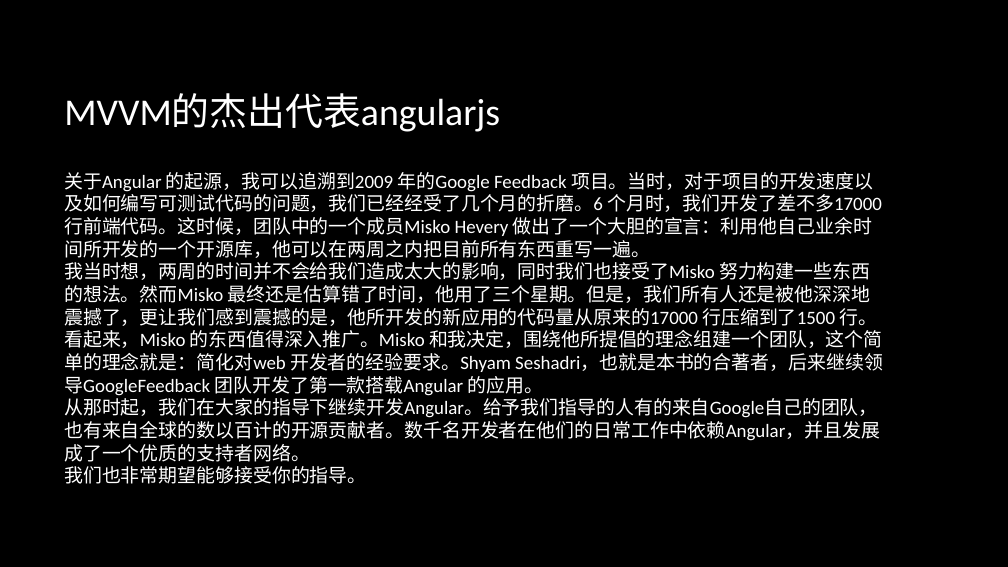
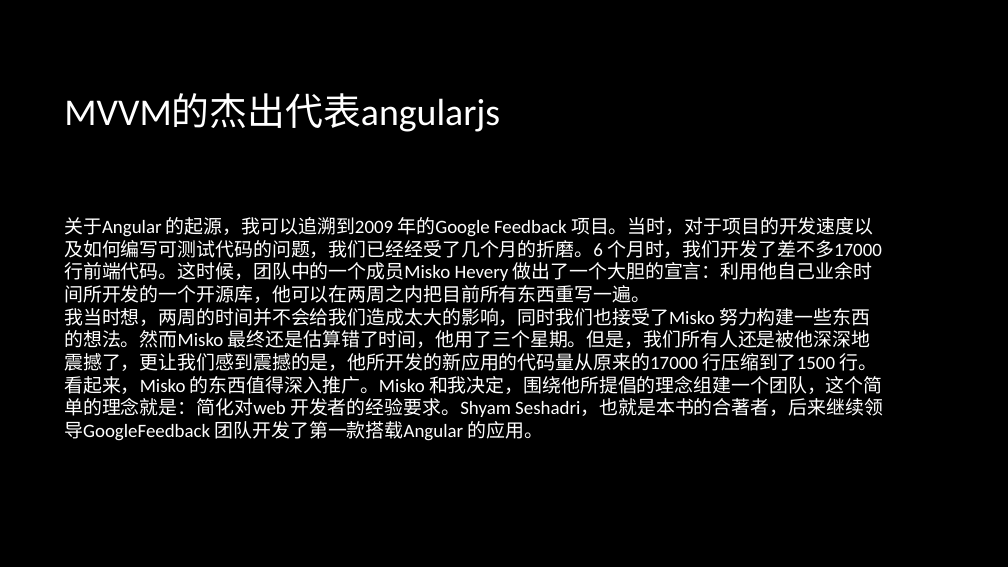
Before and after one commit to zhanglingkang/study, a slide deck: slide 19 of article/front-end/前端技术分享.pptx. Drawn at 1008x567 pixels with LibreOffice and Linux fonts; fonts in the diff are those of the drawing; background and template pictures are left out. Boxes give left, top, right and bottom in pixels: in the first picture for what was removed or moved away, otherwise in the second. Text is boxed around its words. In the diff, an @@ line names an element or a change of style, - is before the commit and + after.

Commit message:
update fe ppt

```diff
--- a/article/front-end/前端技术分享.pptx
+++ b/article/front-end/前端技术分享.pptx
@@ text at <box>64,217,883,441</box>: text changed @@
-关于Angular 的起源，我可以追溯到2009 年的Google Feedback 项目。当时，对于项目的开发速度以及如何编写可测试代码的问题，我们已经经受了几个月的折磨。6 个月时，我们开发了差不多17000 行前端代码。这时候，团队中的一个成员Misko Hevery 做出了一个大胆的宣言：利用他自己业余时间所开发的一个开源库，他可以在两周之内把目前所有东西重写一遍。
-我当时想，两周的时间并不会给我们造成太大的影响，同时我们也接受了Misko 努力构建一些东西的想法。然而Misko 最终还是估算错了时间，他用了三个星期。但是，我们所有人还是被他深深地震撼了，更让我们感到震撼的是，他所开发的新应用的代码量从原来的17000 行压缩到了1500 行。看起来，Misko 的东西值得深入推广。Misko 和我决定，围绕他所提倡的理念组建一个团队，这个简单的理念就是：简化对web 开发者的经验要求。Shyam Seshadri，也就是本书的合著者，后来继续领导GoogleFeedback 团队开发了第一款搭载Angular 的应用。
-从那时起，我们在大家的指导下继续开发Angular。给予我们指导的人有的来自Google自己的团队，也有来自全球的数以百计的开源贡献者。数千名开发者在他们的日常工作中依赖Angular，并且发展成了一个优质的支持者网络。
-我们也非常期望能够接受你的指导。
+关于Angular 的起源，我可以追溯到2009 年的Google Feedback 项目。当时，对于项目的开发速度以及如何编写可测试代码的问题，我们已经经受了几个月的折磨。6 个月时，我们开发了差不多17000 行前端代码。这时候，团队中的一个成员Misko Hevery 做出了一个大胆的宣言：利用他自己业余时间所开发的一个开源库，他可以在两周之内把目前所有东西重写一遍。
+我当时想，两周的时间并不会给我们造成太大的影响，同时我们也接受了Misko 努力构建一些东西的想法。然而Misko 最终还是估算错了时间，他用了三个星期。但是，我们所有人还是被他深深地震撼了，更让我们感到震撼的是，他所开发的新应用的代码量从原来的17000 行压缩到了1500 行。看起来，Misko 的东西值得深入推广。Misko 和我决定，围绕他所提倡的理念组建一个团队，这个简单的理念就是：简化对web 开发者的经验要求。Shyam Seshadri，也就是本书的合著者，后来继续领导GoogleFeedback 团队开发了第一款搭载Angular 的应用。
```
Also in this commit, not shown: 7 other slides changed, 9 slides added, 1 other file.
